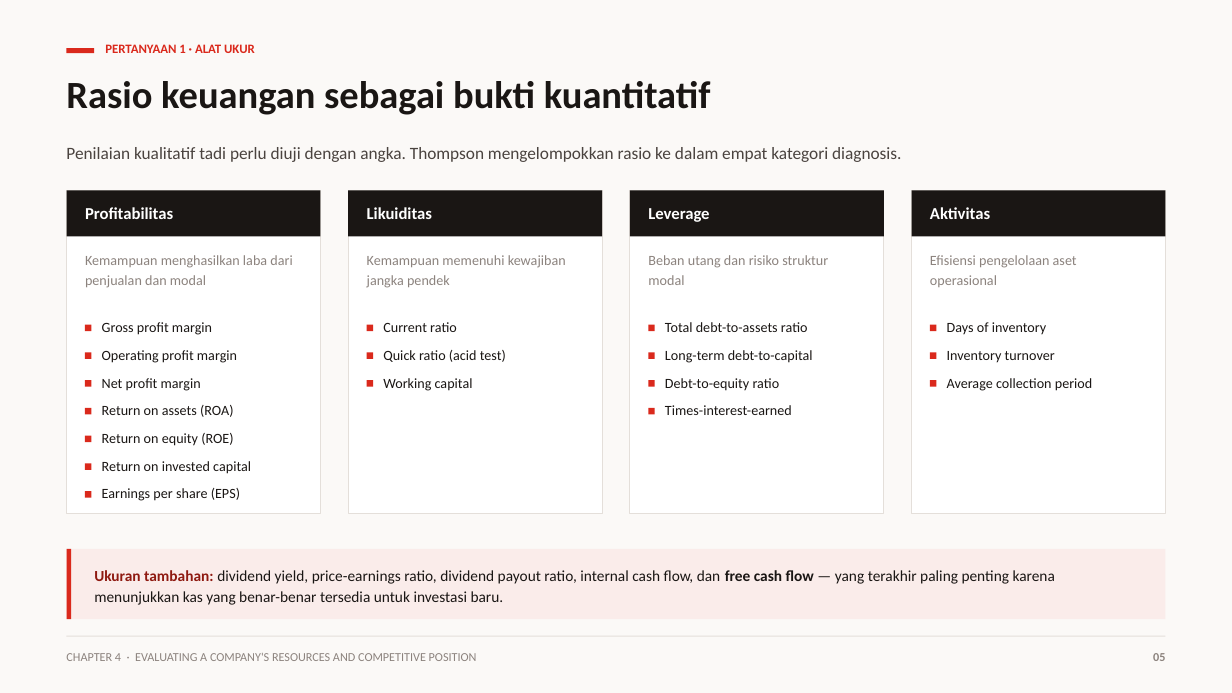
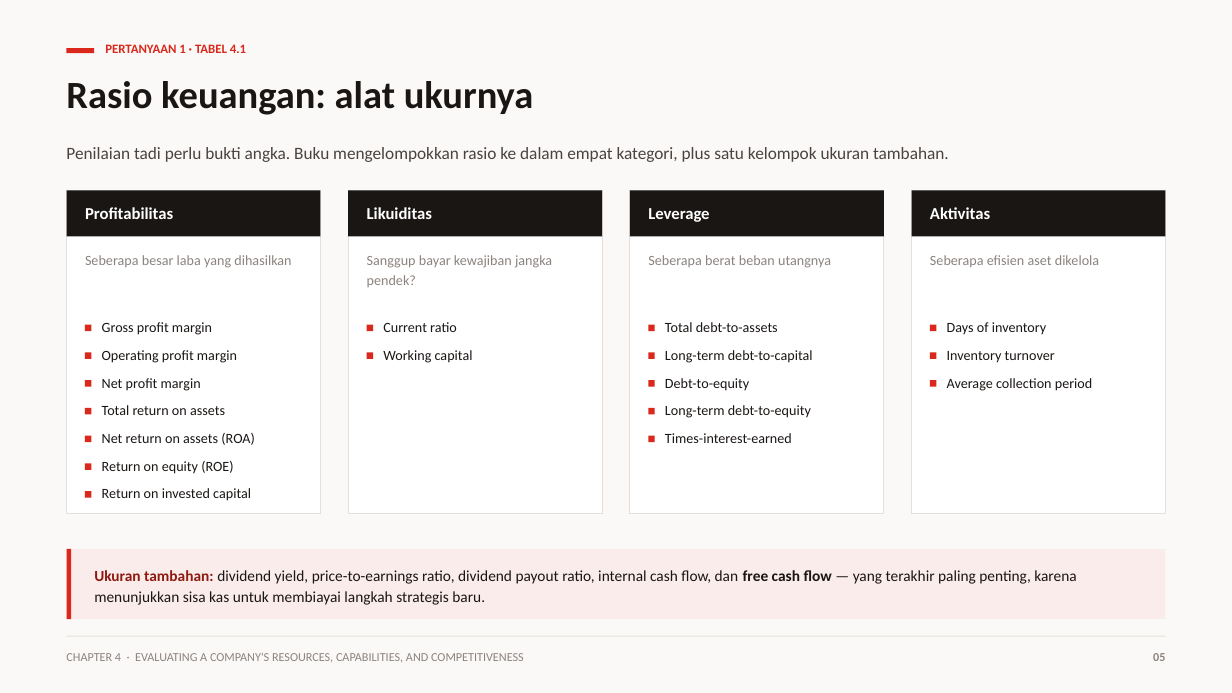
Before and after one commit to aslihabnuri/Dom-Manipulation, a slide deck: slide 5 of strategic-management-manchester-united/Kelompok 4 - Strategic Management - Chapter 4 & Manchester United.pptx. Drawn at 1232x693 pixels with LibreOffice and Linux fonts; fonts in the diff are those of the drawing. Boxes give left, top, right and bottom in pixels: in the first picture for what was removed or moved away, otherwise in the second. Text is boxed around its words. In the diff, an @@ line names an element or a change of style, - is before the commit and + after.

```diff
--- a/strategic-management-manchester-united/Kelompok 4 - Strategic Management - Chapter 4 & Manchester United.pptx
+++ b/strategic-management-manchester-united/Kelompok 4 - Strategic Management - Chapter 4 & Manchester United.pptx
@@ text at bbox=[105, 44, 246, 53]: text changed @@
-PERTANYAAN 1 · ALAT UKUR
+PERTANYAAN 1 · TABEL 4.1
@@ text at bbox=[66, 81, 534, 115]: text changed @@
-Rasio keuangan sebagai bukti kuantitatif
+Rasio keuangan: alat ukurnya
@@ text at bbox=[66, 147, 949, 162]: text changed @@
-Penilaian kualitatif tadi perlu diuji dengan angka. Thompson mengelompokkan rasio ke dalam empat kategori diagnosis.
+Penilaian tadi perlu bukti angka. Buku mengelompokkan rasio ke dalam empat kategori, plus satu kelompok ukuran tambahan.
@@ text at bbox=[85, 255, 291, 268]: text changed @@
-Kemampuan menghasilkan laba dari penjualan dan modal
+Seberapa besar laba yang dihasilkan
@@ text at bbox=[367, 255, 552, 287]: text changed @@
-Kemampuan memenuhi kewajiban jangka pendek
+Sanggup bayar kewajiban jangka pendek?
@@ text at bbox=[648, 255, 831, 268]: text changed @@
-Beban utang dan risiko struktur modal
+Seberapa berat beban utangnya
@@ text at bbox=[930, 255, 1099, 267]: text changed @@
-Efisiensi pengelolaan aset operasional
+Seberapa efisien aset dikelola
@@ text at bbox=[665, 322, 778, 332]: text changed @@
-Total debt-to-assets ratio
+Total debt-to-assets
@@ text "Working capital": place and size @@
-text "Working capital" at bbox=[383, 378, 473, 391]
+text "Working capital" at bbox=[383, 350, 473, 363]
@@ text removed at bbox=[383, 350, 506, 362] @@
-Quick ratio (acid test)
@@ text at bbox=[102, 405, 225, 415]: text changed @@
-Return on assets (ROA)
+Total return on assets
@@ text at bbox=[665, 405, 811, 418]: text changed @@
-Debt-to-equity ratio
+Long-term debt-to-equity
@@ text at bbox=[102, 433, 254, 445]: text changed @@
-Return on equity (ROE)
+Net return on assets (ROA)
@@ rectangle: place and size @@
-rectangle at bbox=[367, 381, 373, 387]
+rectangle at bbox=[649, 435, 655, 442]
@@ text "Times-interest-earned": place and size @@
-text "Times-interest-earned" at bbox=[665, 405, 792, 415]
+text "Times-interest-earned" at bbox=[665, 433, 792, 443]
@@ text at bbox=[102, 461, 233, 474]: text changed @@
-Return on invested capital
+Return on equity (ROE)
@@ text at bbox=[102, 488, 251, 501]: text changed @@
-Earnings per share (EPS)
+Return on invested capital
@@ text at bbox=[94, 570, 1076, 605]: text changed @@
-Ukuran tambahan: dividend yield, price-earnings ratio, dividend payout ratio, internal cash flow, dan free cash flow — yang terakhir paling penting karena menunjukkan kas yang benar-benar tersedia untuk investasi baru.
+Ukuran tambahan: dividend yield, price-to-earnings ratio, dividend payout ratio, internal cash flow, dan free cash flow — yang terakhir paling penting, karena menunjukkan sisa kas untuk membiayai langkah strategis baru.
@@ text at bbox=[66, 653, 524, 662]: text changed @@
-CHAPTER 4 · EVALUATING A COMPANY'S RESOURCES AND COMPETITIVE POSITION
+CHAPTER 4 · EVALUATING A COMPANY'S RESOURCES, CAPABILITIES, AND COMPETITIVENESS
```
Also in this commit, not shown: 17 other slides changed, 14 slides added, 14 slides removed, 5 other files.
